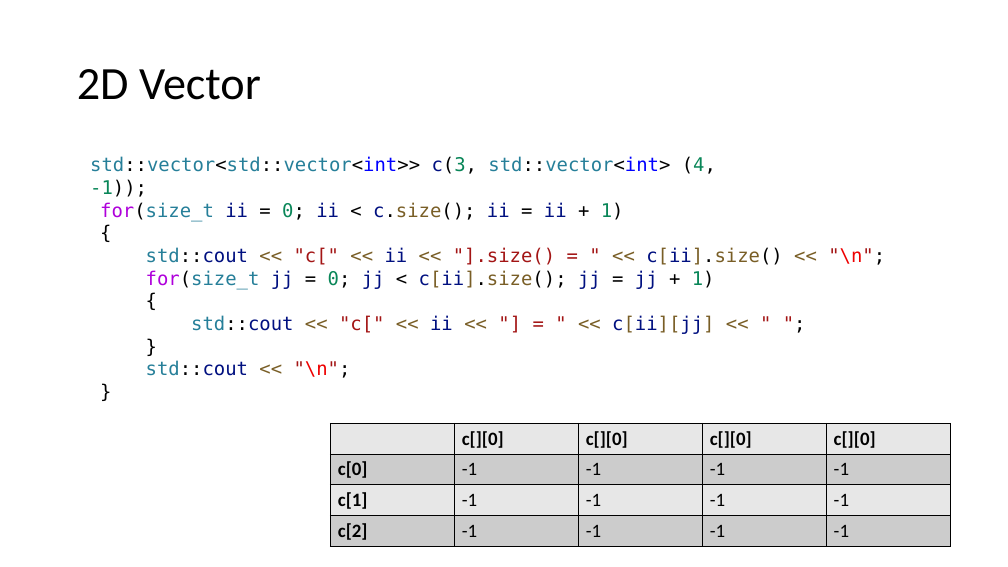
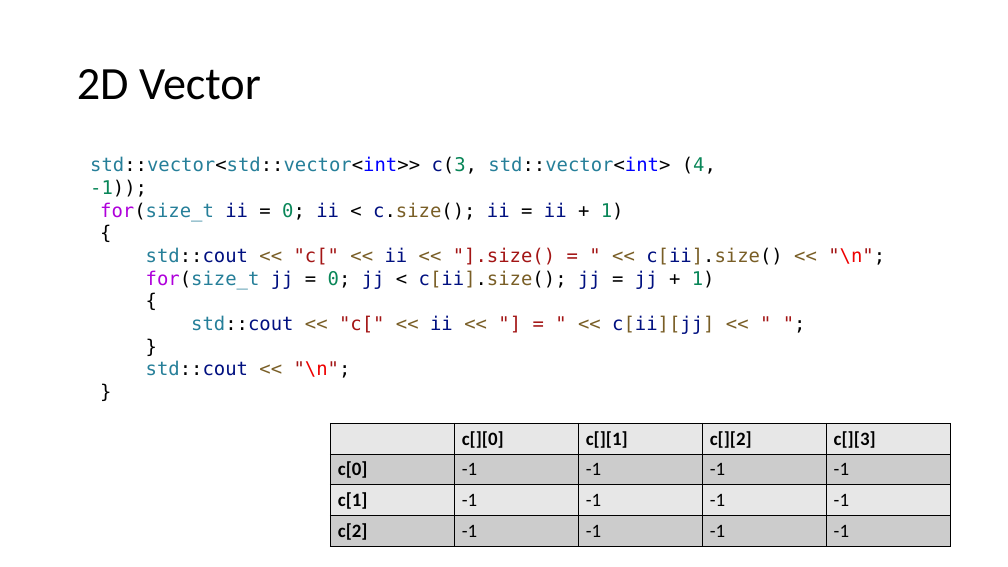
Before and after one commit to CNOCycle/cpp_tutorial, a slide deck: slide 16 of 07-vector_string/00-vector_string.pptx. Drawn at 1008x567 pixels with LibreOffice and Linux fonts; fonts in the diff are those of the drawing. Boxes give left, top, right and bottom in pixels: in the first picture for what was removed or moved away, otherwise in the second. Text is boxed around its words. In the diff, an @@ line names an element or a change of style, - is before the commit and + after.

```diff
--- a/07-vector_string/00-vector_string.pptx
+++ b/07-vector_string/00-vector_string.pptx
@@ table at (330,423,951,546) @@
-row 1:  | c[][0] | c[][0] | c[][0] | c[][0]
+row 1:  | c[][0] | c[][1] | c[][2] | c[][3]
```
Also in this commit, not shown: 1 other slide changed, 5 other files.
